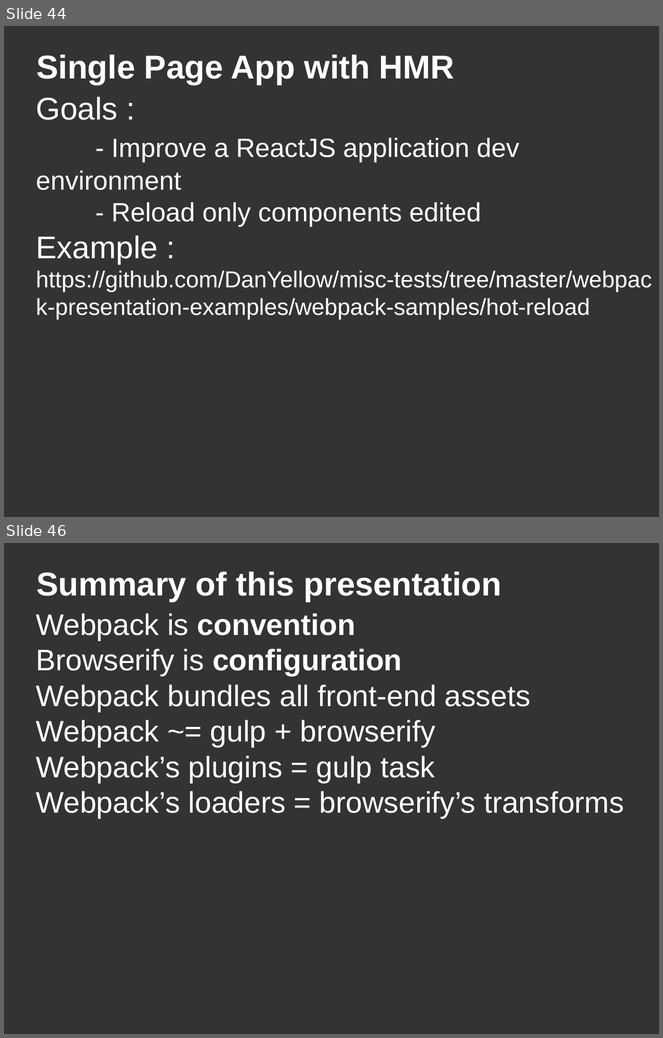
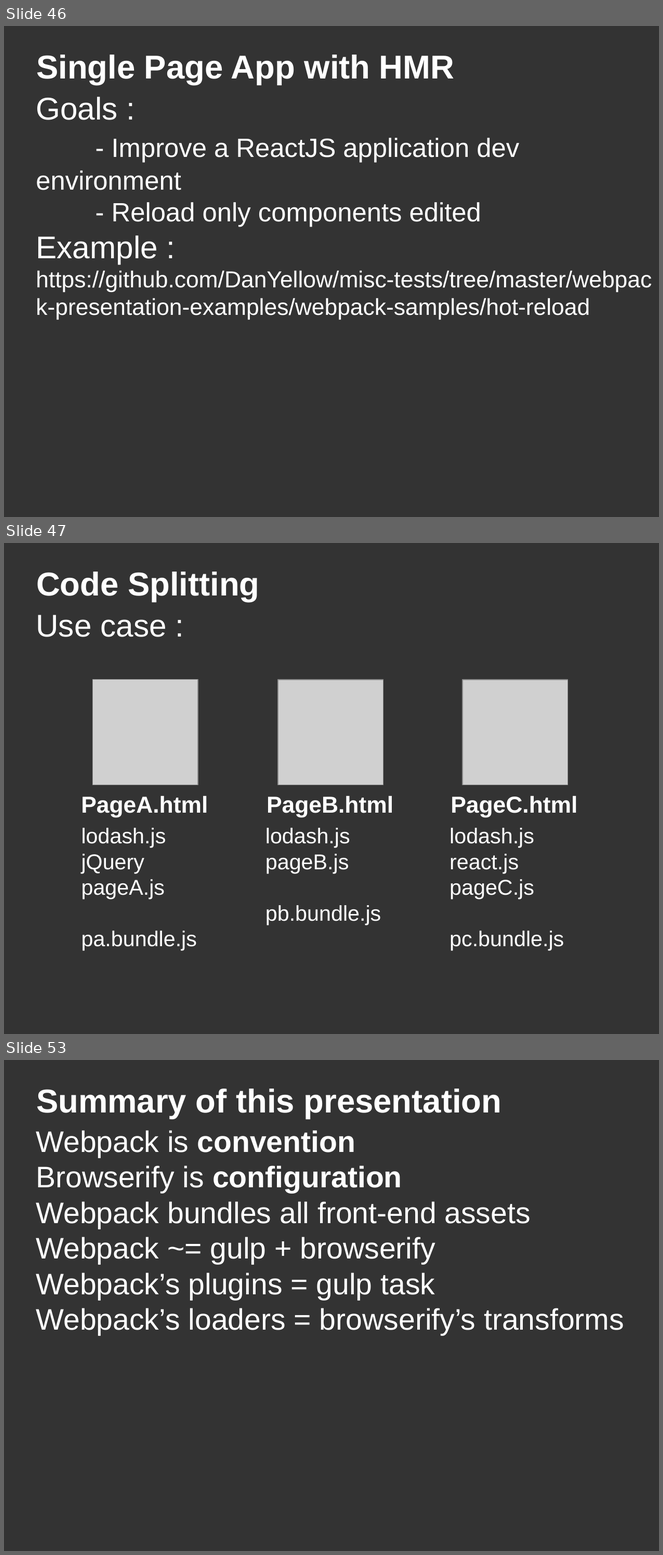
Before and after one commit to DanYellow/misc-tests, a slide deck: webpack-presentation-examples/webpack-presentation.odp. Shown one above the other, each under a label of ours: slides 44 and 46 before the commit, slides 46, 47 and 53 after it; the slides between them are not shown. The pictures are 663x1038 and 663x1555 pixels, drawn with LibreOffice and Linux fonts; fonts in the diff are those of the drawing; grey boxes stand for pictures. Boxes give left, top, right and bottom in pixels: in the first picture for what was removed or moved away, otherwise in the second. Text is boxed around its words. In the diff, an @@ line names an element or a change of style, - is before the commit and + after.

```diff
--- a/webpack-presentation-examples/webpack-presentation.odp
+++ b/webpack-presentation-examples/webpack-presentation.odp
@@ slide 47 added at (x1=4, y1=543, x2=659, y2=1034), background #333333 @@
@@ title added at (x1=36, y1=572, x2=259, y2=602), 40 pt, text #FFFFFF, bold @@
+Code Splitting
@@ title added at (x1=36, y1=615, x2=166, y2=637), 38 pt, text #FFFFFF @@
+Use case :
@@ picture added at (x1=92, y1=680, x2=198, y2=785) @@
@@ picture added at (x1=278, y1=680, x2=383, y2=785) @@
@@ picture added at (x1=463, y1=680, x2=568, y2=785) @@
@@ title added at (x1=81, y1=796, x2=208, y2=818), 28 pt, text #FFFFFF, bold @@
+PageA.html
@@ title added at (x1=267, y1=796, x2=393, y2=818), 28 pt, text #FFFFFF, bold @@
+PageB.html
@@ title added at (x1=451, y1=796, x2=578, y2=818), 28 pt, text #FFFFFF, bold @@
+PageC.html
@@ title added at (x1=81, y1=828, x2=197, y2=951), 26 pt, text #FFFFFF @@
+lodash.js
+jQuery
+pageA.js
+pa.bundle.js
@@ title added at (x1=266, y1=828, x2=381, y2=925), 26 pt, text #FFFFFF @@
+lodash.js
+pageB.js
+pb.bundle.js
@@ title added at (x1=450, y1=828, x2=564, y2=951), 26 pt, text #FFFFFF @@
+lodash.js
+react.js
+pageC.js
+pc.bundle.js
@@ what was slide 44 is now slide 46 @@
@@ what was slide 46 is now slide 53 @@
```
Also in this commit, not shown: 5 slides changed, 6 other slides added, 22 other files.
